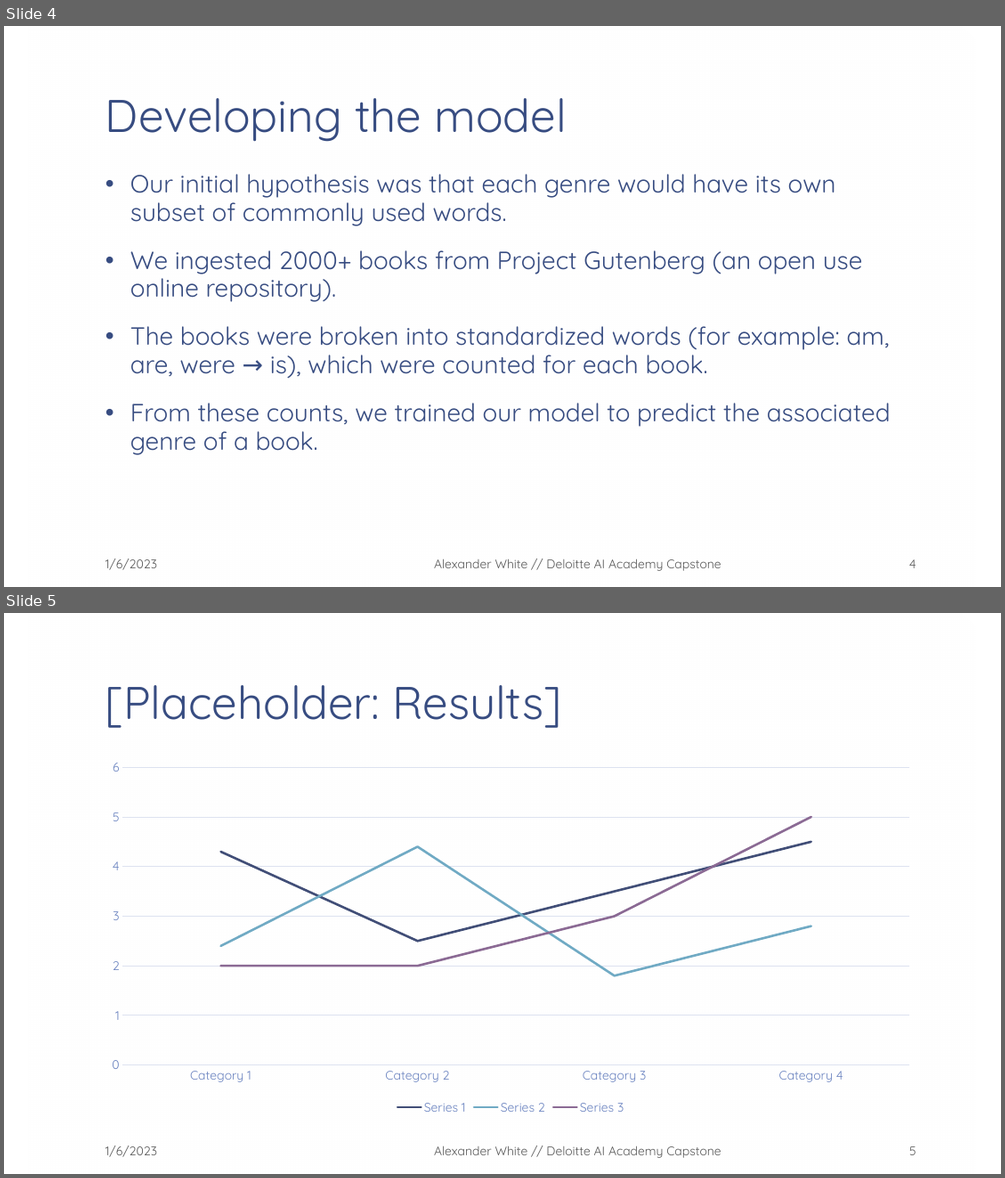
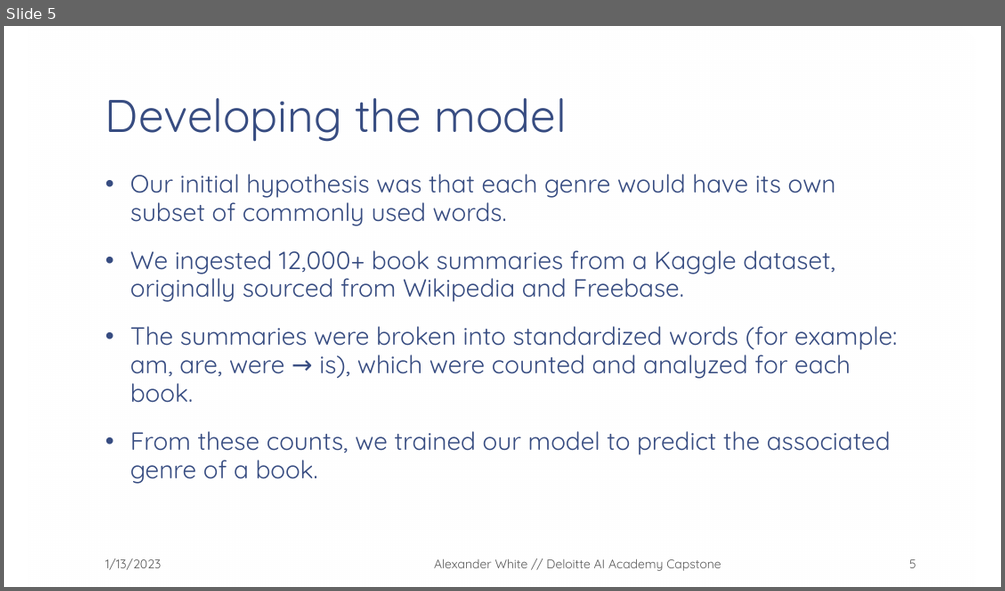
Before and after one commit to SolivagantAI/AI-Academy-Capstone, a slide deck: Presentations/Machine Learning in the Milieu.pptx. Shown one above the other, each under a label of ours: slides 4 and 5 before the commit, slide 5 after it. The pictures are 1005x1178 and 1005x591 pixels, drawn with LibreOffice and Linux fonts; fonts in the diff are those of the drawing; background and template pictures are left out. Boxes give left, top, right and bottom in pixels: in the first picture for what was removed or moved away, otherwise in the second. Text is boxed around its words. In the diff, an @@ line names an element or a change of style, - is before the commit and + after.

```diff
--- a/Presentations/Machine Learning in the Milieu.pptx
+++ b/Presentations/Machine Learning in the Milieu.pptx
@@ slide 5 removed at <box>4,613,1001,1174</box>, background picture (left out); not listed: 1 template element that a slide beside it also shows @@
@@ title removed at <box>105,685,561,728</box> @@
-[Placeholder: Results]
@@ line chart removed at <box>96,752,926,1118</box> @@
-categories: Category 1, Category 2, Category 3, Category 4
-Series 1: 4.3, 2.5, 3.5, 4.5
-Series 2: 2.4, 4.4, 1.8, 2.8
-Series 3: 2, 2, 3, 5
@@ text removed at <box>105,1145,157,1157</box> @@
-1/6/2023
@@ text removed at <box>434,1146,720,1158</box> @@
-Alexander White // Deloitte AI Academy Capstone
@@ page number removed at <box>909,1146,916,1155</box> @@
-5
@@ what was slide 4 is now slide 5 @@
@@ slide 5 changed as well @@
@@ text at <box>130,250,897,402</box>: text changed @@
-• We ingested 2000+ books from Project Gutenberg (an open use online repository).
-• The books were broken into standardized words (for example: am, are, were → is), which were counted for each book.
+• We ingested 12,000+ book summaries from a Kaggle dataset, originally sourced from Wikipedia and Freebase.
+• The summaries were broken into standardized words (for example: am, are, were → is), which were counted and analyzed for each book.
@@ text at <box>105,558,162,570</box>: text changed @@
-1/6/2023
+1/13/2023
@@ page number at <box>909,559,916,568</box>: text changed @@
-4
+5
```
Also in this commit, not shown: 6 other slides changed, 6 slides added, 1 other file.
